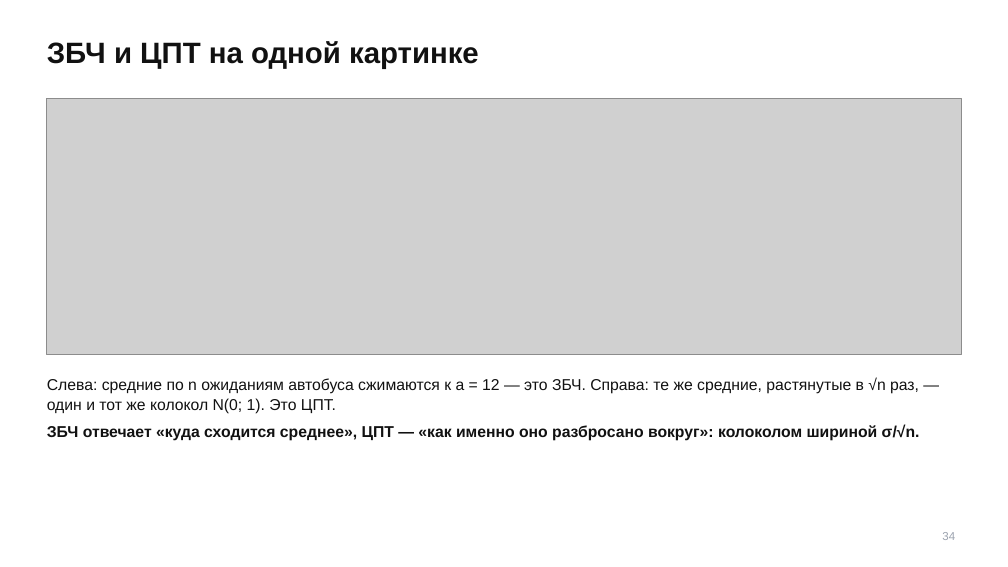
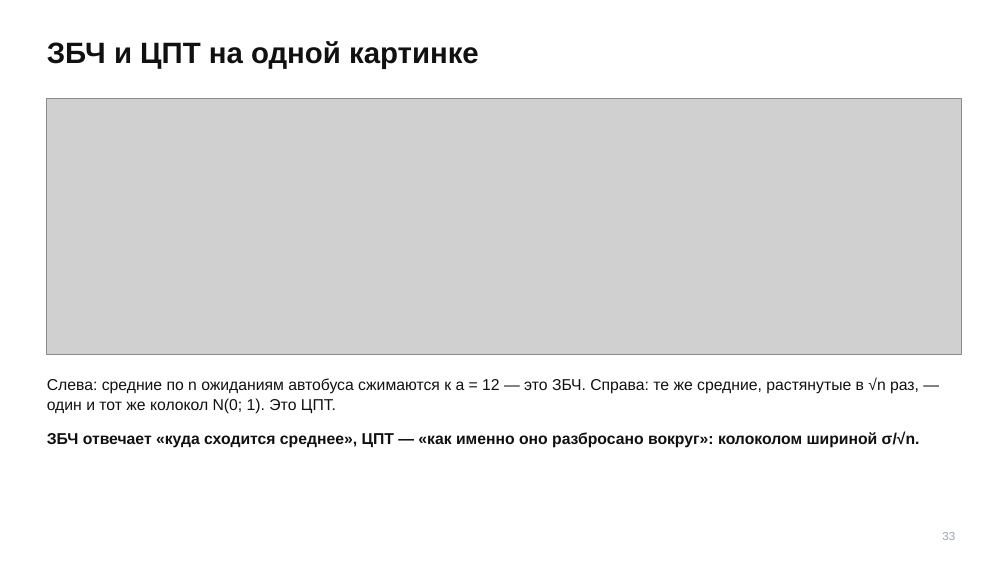
Before and after one commit to TheTonyPub/probability-theory-2026, a slide deck: slide 33 of lectures/07_lln-clt-17-25-2.pptx (slide 34 before the commit). Drawn at 1008x567 pixels with LibreOffice and Linux fonts; fonts in the diff are those of the drawing; grey boxes stand for pictures. Boxes give left, top, right and bottom in pixels: in the first picture for what was removed or moved away, otherwise in the second. Text is boxed around its words. In the diff, an @@ line names an element or a change of style, - is before the commit and + after.

```diff
--- a/lectures/07_lln-clt-17-25-2.pptx
+++ b/lectures/07_lln-clt-17-25-2.pptx
@@ text "Слева: средние по n ожиданиям ..." at (x1=47, y1=377, x2=919, y2=414): less space between paragraphs @@
@@ text at (x1=47, y1=424, x2=920, y2=441): paragraph removed @@
-ЗБЧ отвечает «куда сходится среднее», ЦПТ — «как именно оно разбросано вокруг»: колоколом шириной σ/√n.
@@ text added at (x1=47, y1=432, x2=920, y2=448), 15 pt, text #111111, bold @@
+ЗБЧ отвечает «куда сходится среднее», ЦПТ — «как именно оно разбросано вокруг»: колоколом шириной σ/√n.
@@ text at (x1=942, y1=532, x2=955, y2=540): text changed @@
-34
+33
```
Also in this commit, not shown: 26 other slides changed, 1 slide removed.
